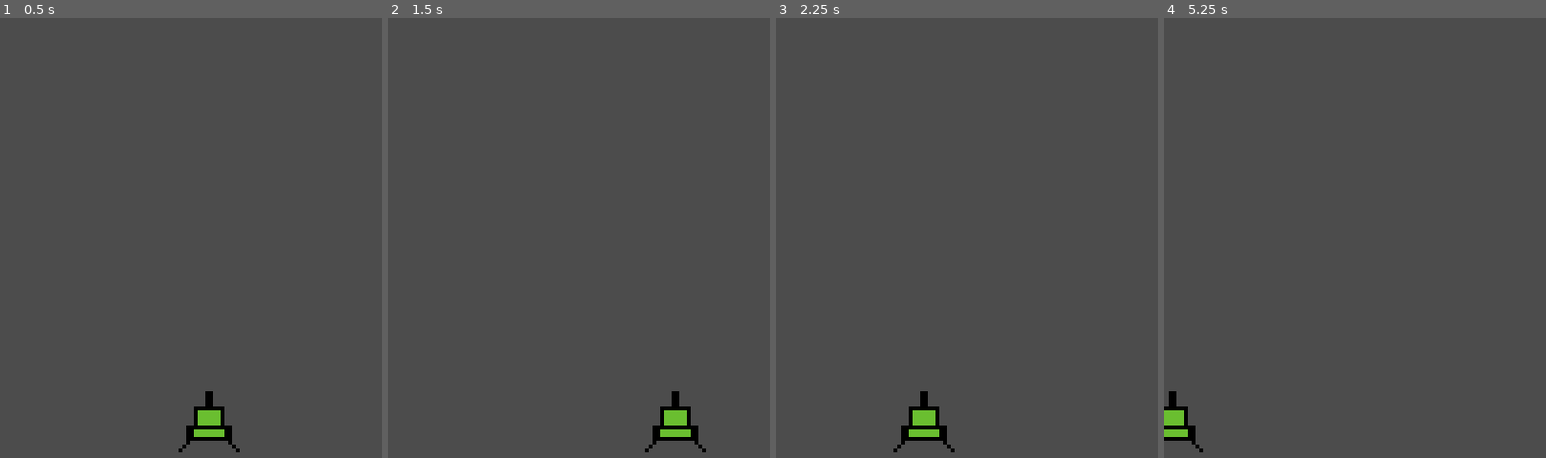
Above: before the commit, frames 1-4 (left to right).
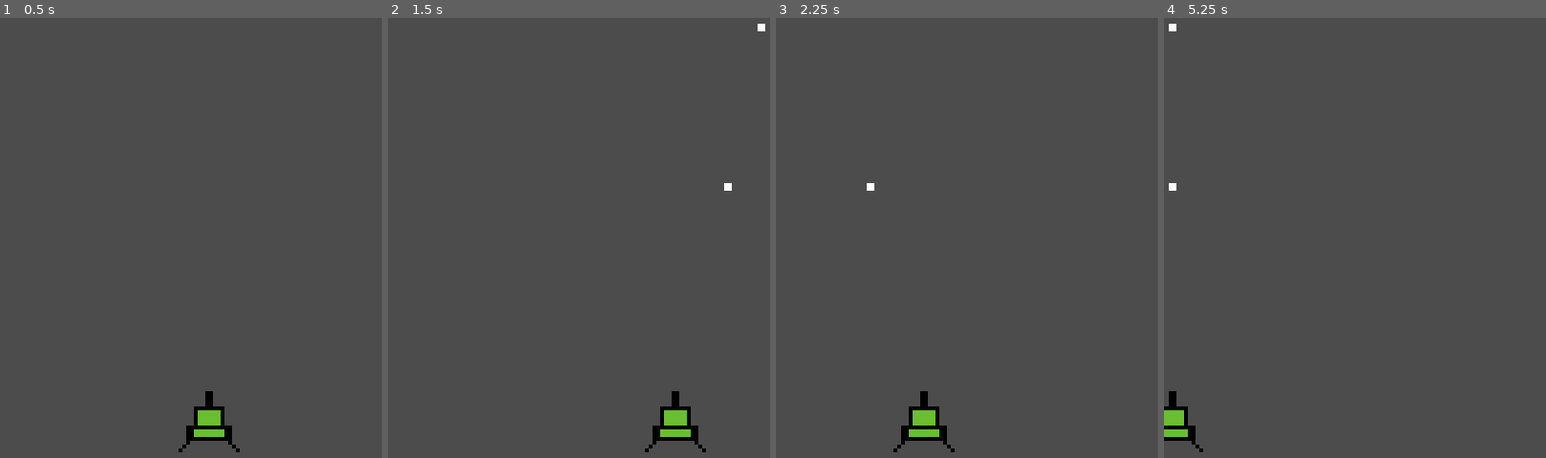
Above: after the commit, the same moments.

Repository: codeshowcase-pv/ship_attack
Game: Godot game, scene res://LevelMain.tscn
The game is run twice, just before and just after one commit, with the same random seed, the same clock (stepped at 60 frames per second) and the same inputs.
Inputs:
- Up to frame 1 (0.5 s): no input
- Up to frame 2 (1.5 s): tap Enter at 0.5 s; hold Right (ui_right) 0.53-1.28 s; tap Space (fire, bound only after the commit) at 0.6, 1.25, 1.35 s; hold Left (ui_left) from 1.28 s (still down)
- Up to frame 3 (2.25 s): release Left (ui_left) at 2.03 s; hold Right (ui_right) from 2.03 s (still down); tap Space (fire, bound only after the commit) at 2.1 s
- Up to frame 4 (5.25 s): tap Space (fire, bound only after the commit) at 2.85, 3.6, 4.35, 5, 5.1 s; tap Enter at 3.5 s; release Right (ui_right) at 3.53 s; hold Left (ui_left) from 3.53 s (still down)

Frame 1 is identical in both runs. In frame 2, less than 0.1% of the frame differs, in the area x 88-99%, y 1-40%; in frame 3, less than 0.1%; in frame 4, less than 0.1%.

Commit message:
add Bullet node, create fire

Diff:
--- /dev/null
+++ b/GameObjects/Bullet/Bullet.gd
@@ -0,0 +1,21 @@
+extends KinematicBody2D
+
+
+var SPEED = 100000
+var direction = Vector2()
+
+
+# Called when the node enters the scene tree for the first time.
+func _ready():
+	pass # Replace with function body.
+
+
+
+func _process(delta):
+	direction = Vector2(0, -1)
+
+	var velocity = direction * SPEED * delta
+
+	#self.position.y = clamp()
+
+	move_and_slide(velocity)
--- /dev/null
+++ b/GameObjects/Bullet/Bullet.tscn
@@ -0,0 +1,18 @@
+[gd_scene load_steps=3 format=2]
+
+[ext_resource path="res://GameObjects/Bullet/Bullet.gd" type="Script" id=1]
+
+[sub_resource type="RectangleShape2D" id=1]
+extents = Vector2( 4, 4 )
+
+[node name="KinematicBody2D" type="KinematicBody2D"]
+script = ExtResource( 1 )
+
+[node name="CollisionShape2D" type="CollisionShape2D" parent="."]
+shape = SubResource( 1 )
+
+[node name="ColorRect" type="ColorRect" parent="."]
+margin_left = -4.0
+margin_top = -4.0
+margin_right = 4.0
+margin_bottom = 4.0
--- a/GameObjects/Player/Player.gd
+++ b/GameObjects/Player/Player.gd
@@ -1,4 +1,6 @@
 extends KinematicBody2D
+
+onready var bullet = preload("res://GameObjects/Bullet/Bullet.tscn")
 
 
 # Declare member variables here. Examples:
@@ -6,13 +8,11 @@
 # var b = "text"
 const SPEED = 25000
 
-# Called when the node enters the scene tree for the first time.
 func _ready():
 
-	pass # Replace with function body.
+	pass
 
 
-# Called every frame. 'delta' is the elapsed time since the previous frame.
 func _process(delta):
 	var direction = Vector2(0, 0)
 
@@ -20,6 +20,8 @@
 		direction = Vector2(-1, 0)
 	if Input.is_action_pressed("ui_right"):
 		direction = Vector2(1, 0)
+	if Input.is_action_just_pressed("fire"):
+		fire()
 
 	var velocity = direction * delta * SPEED
 
@@ -34,3 +36,11 @@
 
 	move_and_slide(velocity)
 	pass
+
+func fire():
+	var newBullet = bullet.instance()
+	var bulletStart = $BulletStart
+	print(bulletStart.global_position)
+	newBullet.position = bulletStart.global_position
+
+	get_tree().get_root().add_child(newBullet)
--- a/GameObjects/Player/Player.tscn
+++ b/GameObjects/Player/Player.tscn
@@ -16,3 +16,6 @@
 texture = ExtResource( 1 )
 region_enabled = true
 region_rect = Rect2( 0, 0, 16, 16 )
+
+[node name="BulletStart" type="Position2D" parent="."]
+position = Vector2( 0, -13 )
--- /dev/null
+++ b/LevelMain.gd
@@ -0,0 +1,19 @@
+extends Node2D
+
+
+# Declare member variables here. Examples:
+# var a = 2
+# var b = "text"
+
+
+# Called when the node enters the scene tree for the first time.
+func _ready():
+	pass # Replace with function body.
+
+
+# Called every frame. 'delta' is the elapsed time since the previous frame.
+#func _process(delta):
+#	pass
+
+func _on_GameArea_body_exited(body):
+	body.queue_free()
--- a/LevelMain.tscn
+++ b/LevelMain.tscn
@@ -1,9 +1,22 @@
-[gd_scene load_steps=2 format=2]
+[gd_scene load_steps=4 format=2]
 
 [ext_resource path="res://GameObjects/Player/Player.tscn" type="PackedScene" id=1]
+[ext_resource path="res://LevelMain.gd" type="Script" id=2]
+
+[sub_resource type="RectangleShape2D" id=1]
+extents = Vector2( 214.5, 319 )
 
 [node name="LevelMain" type="Node2D"]
+script = ExtResource( 2 )
 
 [node name="Player" parent="." instance=ExtResource( 1 )]
 position = Vector2( 219, 550 )
 scale = Vector2( 4, 4 )
+
+[node name="GameArea" type="Area2D" parent="."]
+
+[node name="CollisionShape2D" type="CollisionShape2D" parent="GameArea"]
+position = Vector2( 198.5, 300 )
+shape = SubResource( 1 )
+
+[connection signal="body_exited" from="GameArea" to="." method="_on_GameArea_body_exited"]
--- a/project.godot
+++ b/project.godot
@@ -17,6 +17,18 @@
 [display]
 
 window/size/width=400
+window/size/resizable=false
+window/size/always_on_top=true
+window/stretch/mode="2d"
+window/stretch/aspect="keep"
+
+[input]
+
+fire={
+"deadzone": 0.5,
+"events": [ Object(InputEventKey,"resource_local_to_scene":false,"resource_name":"","device":0,"alt":false,"shift":false,"control":false,"meta":false,"command":false,"pressed":false,"scancode":32,"physical_scancode":0,"unicode":0,"echo":false,"script":null)
+ ]
+}
 
 [physics]
 
